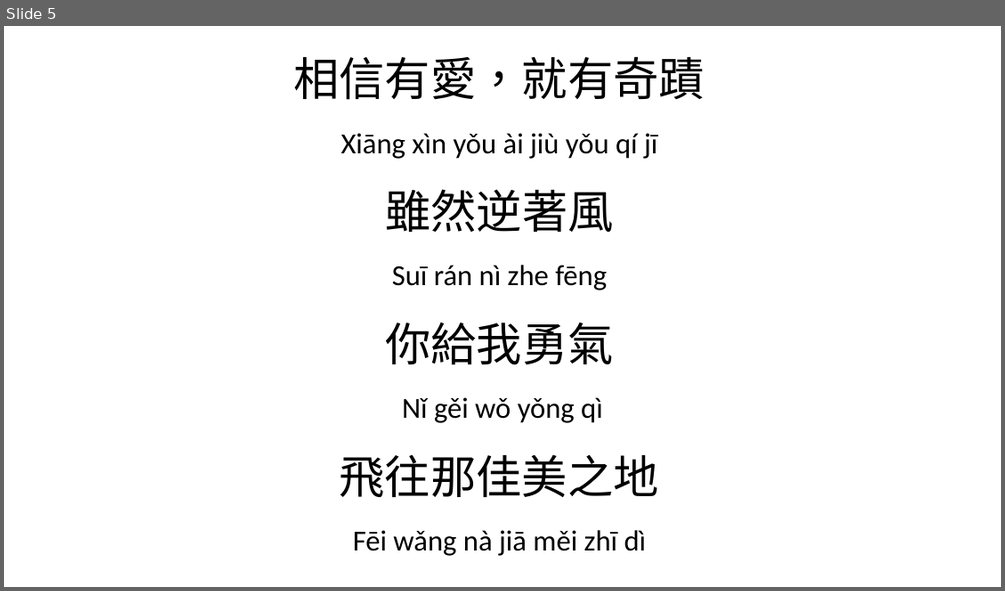
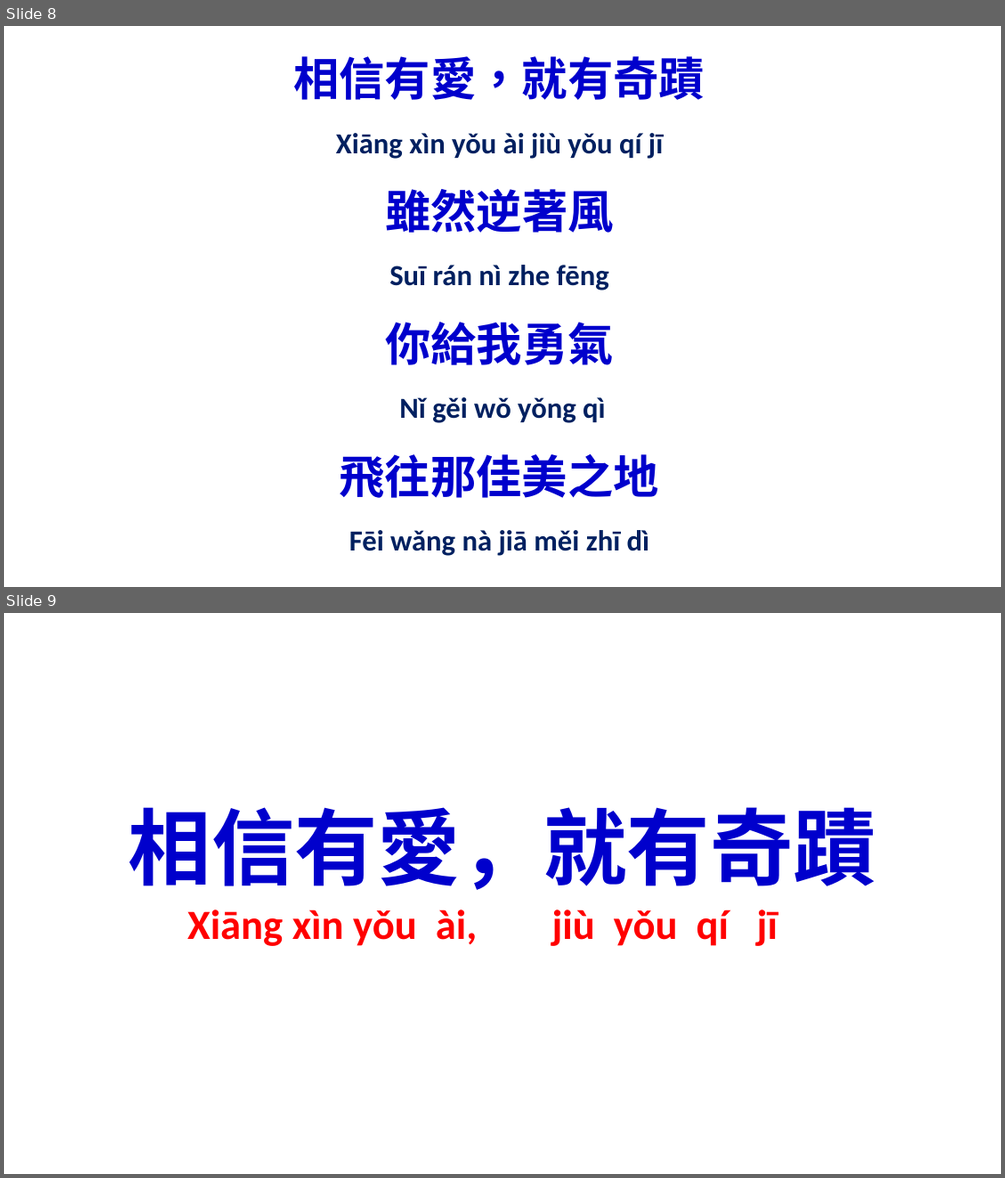
Before and after one commit to batisuoc/free-school-class, a slide deck: chinese/相信有愛就有奇蹟.pptx. Shown one above the other, each under a label of ours: slide 5 before the commit, slides 8 and 9 after it. The pictures are 1005x591 and 1005x1178 pixels, drawn with LibreOffice and Linux fonts; fonts in the diff are those of the drawing; background and template pictures are left out. Boxes give left, top, right and bottom in pixels: in the first picture for what was removed or moved away, otherwise in the second. Text is boxed around its words. In the diff, an @@ line names an element or a change of style, - is before the commit and + after.

```diff
--- a/chinese/相信有愛就有奇蹟.pptx
+++ b/chinese/相信有愛就有奇蹟.pptx
@@ slide 9 added at [4, 613, 1001, 1174], background picture (left out) @@
@@ title added at [129, 807, 876, 890], 80 pt, text #0000CC, bold @@
+相信有愛，就有奇蹟
@@ subtitle added at [187, 909, 777, 946], 40 pt, text #FF0000, bold @@
+Xiāng xìn yǒu ài, jiù yǒu qí jī
@@ what was slide 5 is now slide 8 @@
@@ slide 8 changed as well @@
@@ text colour #000000 to #0000CC, bold on in 4 elements at [293, 56, 704, 100], [385, 189, 614, 232], [385, 321, 614, 365], [340, 454, 659, 498] @@
@@ text colour #000000 to #002060, bold on in 4 elements at [336, 133, 663, 159], [389, 265, 609, 290], [399, 397, 606, 423], [349, 530, 650, 556] @@
```
Also in this commit, not shown: 4 other slides changed, 7 other slides added.
